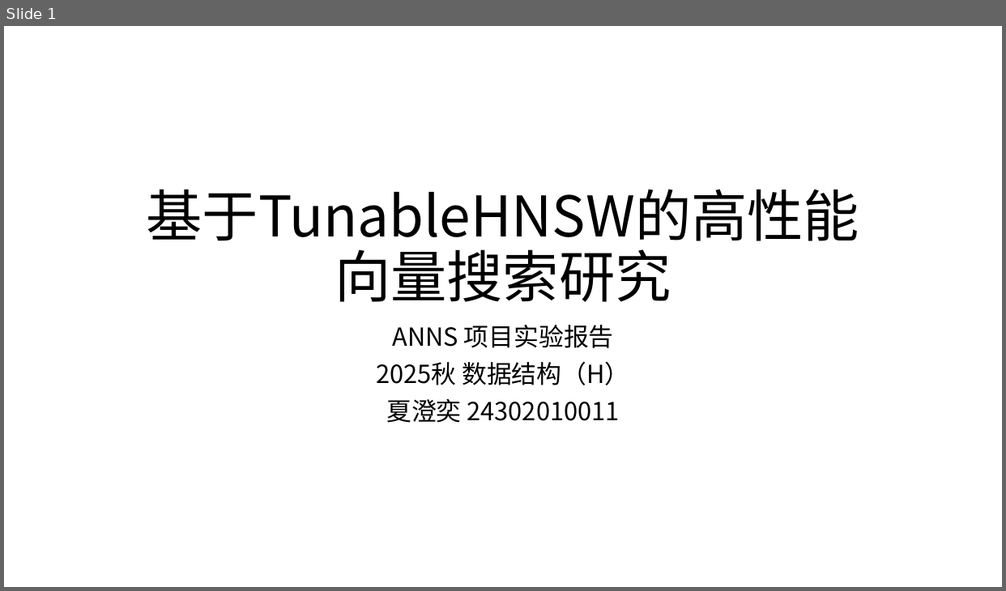
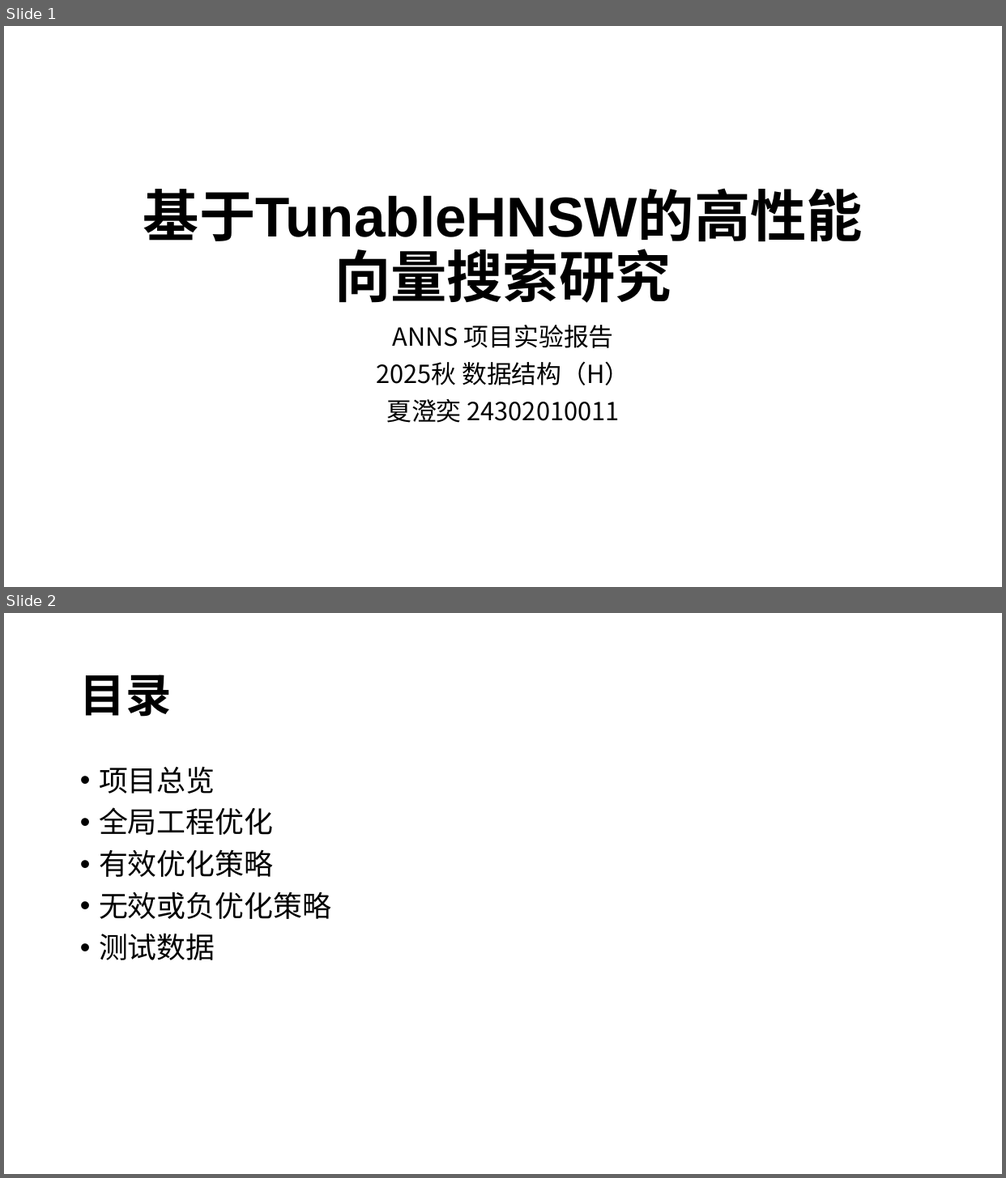
Before and after one commit to ray847/ANNS, a slide deck: doc/基于TunableHNSW的高性能向量搜索研究.pptx. Shown one above the other, each under a label of ours: slide 1 before the commit, slides 1 and 2 after it. The pictures are 1006x591 and 1006x1178 pixels, drawn with LibreOffice and Linux fonts; fonts in the diff are those of the drawing. Boxes give left, top, right and bottom in pixels: in the first picture for what was removed or moved away, otherwise in the second. Text is boxed around its words. In the diff, an @@ line names an element or a change of style, - is before the commit and + after.

```diff
--- a/doc/基于TunableHNSW的高性能向量搜索研究.pptx
+++ b/doc/基于TunableHNSW的高性能向量搜索研究.pptx
@@ slide 2 added at box(4, 613, 1002, 1174), background #FFFFFF @@
@@ title added at box(80, 675, 172, 717), 44 pt, text #000000, bold @@
+目录
@@ text added at box(99, 767, 331, 960), 28 pt, text #000000 @@
+• 项目总览
+• 全局工程优化
+• 有效优化策略
+• 无效或负优化策略
+• 测试数据
@@ slide 1 changed as well @@
@@ title "基于TunableHNSW的高性能向量搜索研究" at box(143, 188, 863, 250): font Noto Sans CJK SC to Arial, bold on @@
```
Also in this commit, not shown: 10 other slides changed, 5 other slides added, 11 other files.
